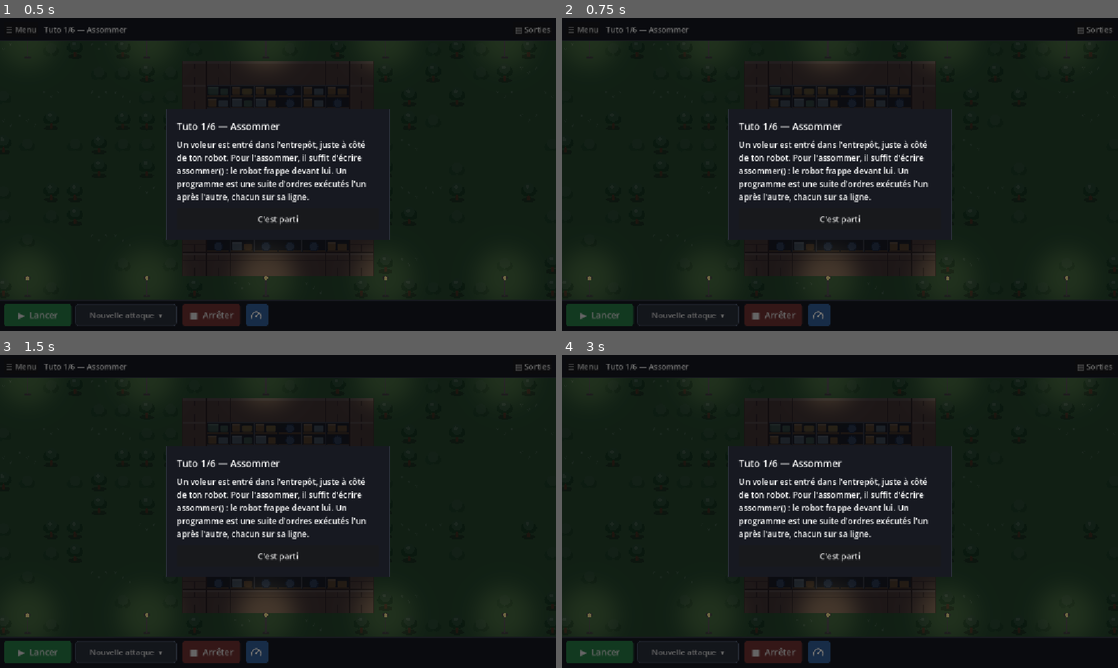
Above: before the commit, frames 1-4 (two rows, left to right).
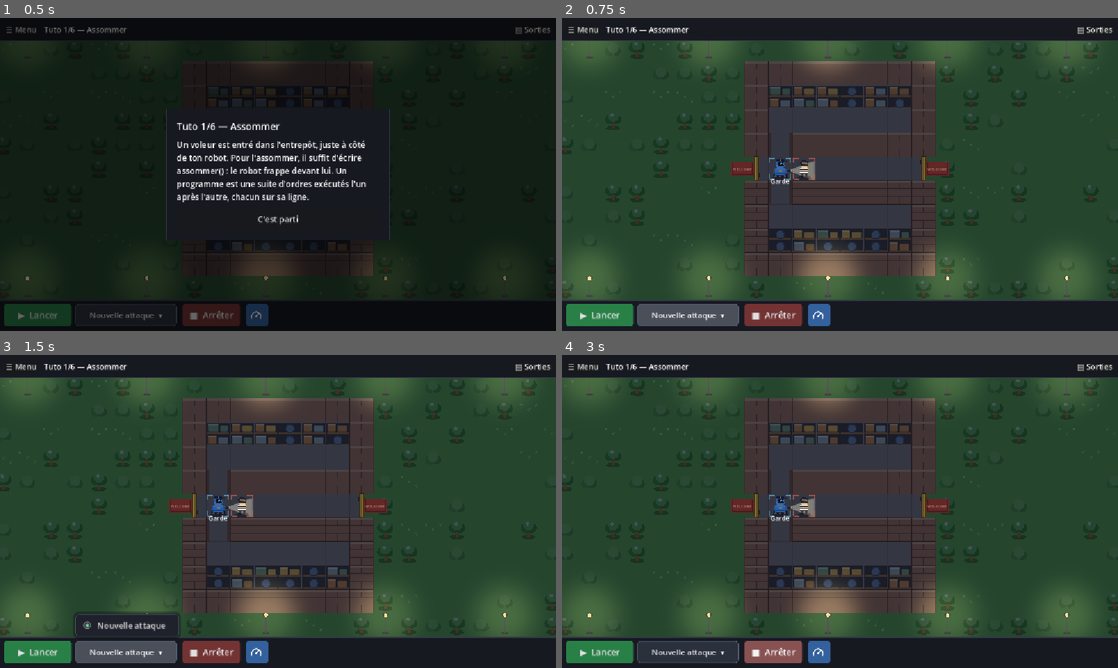
Above: after the commit, the same moments.

Repository: YohanPoirier/jeu_securite
Game: Godot game, scene res://main.tscn
Two runs of this game, one before a commit and one after it. Both use one fixed random seed, a clock stepped at 60 frames per second and the inputs below.
Inputs:
- Up to frame 1 (0.5 s): no input
- Up to frame 2 (0.75 s): click "Nouvelle attaque ▾" at 0.5 s
- Up to frame 3 (1.5 s): click "Nouvelle attaque ▾" at 1.25 s
- Up to frame 4 (3 s): click "▶ Lancer" at 2 s; click "■ Arrêter" at 2.75 s

Frame 1 is identical in both runs. In frame 2, 84% of the frame differs, in the area x 0-100%, y 2-99%; in frame 3, 83%; in frame 4, 84%.

Commit message:
Vitesses plus lentes (2 s et 1 s par tick), scène centrée à côté de l'éditeur, zoom molette et déplacement au glissé, modales fermables (clic dehors, Échap)
Co-Authored-By: Claude Sonnet 5.5 <noreply@anthropic.com>
Claude-Session: https://claude.ai/code/session_01Qn8oNbxsrQNPS2EWgssgFJ

Diff:
--- a/scripts/main.gd
+++ b/scripts/main.gd
@@ -14,7 +14,7 @@
 const SAVE_PATH := "user://progression.cfg"
 const TOP_H := 40
 const BOTTOM_H := 64
-const SPEEDS := [["Lent (×½)", 3], ["Normal (×1)", 6], ["Rapide (×2)", 12], ["Très rapide (×4)", 24]]
+const SPEEDS := [["Lent (2 s par tick)", 0.5], ["Posé (1 s par tick)", 1.0], ["Normal (×1)", 6.0], ["Rapide (×2)", 12.0], ["Très rapide (×4)", 24.0]]
 const GREEN := Color(0.16, 0.50, 0.28)
 const ATTACK_TIP := "Attaque à lancer : une nouvelle, ou une ancienne à rejouer pour déboguer"
 const ERROR_LINE := Color(0.9, 0.25, 0.25, 0.30)
@@ -35,7 +35,7 @@
 var editors: Dictionary = {}  # id du robot -> CodeEdit
 var marks: Dictionary = {}  # id du robot -> ligne surlignée
 var open_robot := ""
-var tps := 6  # ticks par seconde
+var tps := 6.0  # ticks par seconde
 var sim_paused := false  # vrai tant que le choix de vitesse est ouvert
 var attacks: Dictionary = {}  # id du niveau -> liste des attaques déjà jouées (n° 1, 2, 3...)
 var attack_choice := -1  # -1 : nouvelle attaque ; k : rejouer l'attaque n° k+1
@@ -654,6 +654,7 @@
 
 func _set_out(show: bool) -> void:
 	out_panel.visible = show
+	_update_view_insets()
 	if show:
 		_reset_out_count()
 
@@ -723,6 +724,11 @@
 	modal_box = VBoxContainer.new()
 	modal_box.add_theme_constant_override("separation", 12)
 	panel.add_child(modal_box)
+	# un clic en dehors de la fenêtre (ou la touche Échap) la ferme, sauf pour la confirmation de remise à zéro
+	modal.gui_input.connect(func(ev: InputEvent):
+		if ev is InputEventMouseButton and ev.pressed and ev.button_index == MOUSE_BUTTON_LEFT:
+			if not panel.get_global_rect().has_point(ev.global_position):
+				_close_modal())
 
 
 func _modal_button(text: String, cb: Callable) -> Button:
@@ -845,6 +851,12 @@
 	modal.visible = true
 
 
+func _unhandled_key_input(event: InputEvent) -> void:
+	if event is InputEventKey and event.pressed and not event.echo and event.keycode == KEY_ESCAPE and modal.visible:
+		_close_modal()
+		get_viewport().set_input_as_handled()
+
+
 func _close_modal() -> void:
 	modal_kind = ""
 	modal.visible = false
@@ -855,6 +867,7 @@
 	console.clear()
 	_reset_out_count()
 	out_panel.visible = false
+	_update_view_insets()
 	attack_choice = -1
 	_rebuild_attack_menu()
 	var lv_view: Dictionary = levels[cur].duplicate()
@@ -929,6 +942,8 @@
 	marks.clear()
 	open_robot = ""
 	editor_panel.visible = false
+	view.reset_view()
+	_update_view_insets()
 	for spec in lv.get("robots", [{"id": "robot", "nom": "Robot"}]):
 		var e := _make_editor()
 		e.text = codes.get(_key(spec.id), lv.code_initial)
@@ -938,6 +953,7 @@
 	console.clear()
 	_reset_out_count()
 	out_panel.visible = false
+	_update_view_insets()
 	attack_choice = -1
 	_rebuild_attack_menu()
 	var lv_view: Dictionary = lv.duplicate()
@@ -956,6 +972,13 @@
 		if spec.id == id:
 			return spec.get("nom", id)
 	return id
+
+
+## L'entrepôt se centre dans l'espace laissé libre par l'éditeur et par les sorties.
+func _update_view_insets() -> void:
+	view.inset_left = float(EDITOR_W) if editor_panel.visible else 0.0
+	view.inset_right = float(OUT_W) if out_panel.visible else 0.0
+	view.queue_redraw()
 
 
 func _open_editor(id: String) -> void:
@@ -970,6 +993,7 @@
 	_refresh_toolbox()
 	_update_memory()
 	editor_panel.visible = true
+	_update_view_insets()
 
 
 ## Mémoire du robot : « x caractères restants » (rouge si on dépasse). Les commentaires ne comptent pas.
@@ -990,6 +1014,7 @@
 func _close_editor() -> void:
 	open_robot = ""
 	editor_panel.visible = false
+	_update_view_insets()
 
 
 func _on_reset_code() -> void:
--- a/scripts/rail_view.gd
+++ b/scripts/rail_view.gd
@@ -17,6 +17,13 @@
 var hover := -1  # indice du robot survolé
 var inset_top := 0.0  # hauteur de la barre du haut (l'entrepôt se centre entre les deux barres)
 var inset_bottom := 0.0
+var inset_left := 0.0  # largeur masquée à gauche (éditeur) : la scène se centre dans l'espace restant
+var inset_right := 0.0  # largeur masquée à droite (sorties)
+var zoom := 1.0  # molette : zoom ; glisser : déplacer la scène
+var pan := Vector2.ZERO
+var _press_pos := Vector2.ZERO
+var _pressing := false
+var _dragging := false
 
 const ROWS := 11
 const RAIL_ROW := 5  # rangée du couloir
@@ -116,14 +123,49 @@
 func _layout() -> Dictionary:
 	var l: int = world.length if world != null else 6
 	var cols := l + 2 * MARGIN
+	var avail_w := size.x - inset_left - inset_right
 	var avail_h := size.y - inset_top - inset_bottom
-	var cell: float = minf(size.x / float(cols), avail_h / float(ROWS))
+	var cell: float = minf(avail_w / float(cols), avail_h / float(ROWS)) * zoom
 	return {
 		"l": l, "cols": cols, "cell": cell,
-		"x0": (size.x - cell * cols) / 2.0,
-		"y0": inset_top + (avail_h - cell * ROWS) / 2.0,
+		"x0": inset_left + (avail_w - cell * cols) / 2.0 + pan.x,
+		"y0": inset_top + (avail_h - cell * ROWS) / 2.0 + pan.y,
 		"k": MARGIN,
 	}
+
+
+## Retour à la vue d'origine (zoom 1, scène centrée).
+func reset_view() -> void:
+	zoom = 1.0
+	pan = Vector2.ZERO
+	queue_redraw()
+
+
+## Zoom autour d'un point de l'écran : la case sous le curseur ne bouge pas.
+func _zoom_at(point: Vector2, factor: float) -> void:
+	var lay := _layout()
+	var new_zoom := clampf(zoom * factor, 0.4, 5.0)
+	if is_equal_approx(new_zoom, zoom):
+		return
+	var u: Vector2 = (point - Vector2(lay.x0, lay.y0)) / float(lay.cell)  # point en cases
+	zoom = new_zoom
+	pan = Vector2.ZERO
+	var base := _layout()
+	pan = point - u * base.cell - Vector2(base.x0, base.y0)
+	_clamp_pan()
+	queue_redraw()
+
+
+## La scène ne peut pas quitter complètement l'écran.
+func _clamp_pan() -> void:
+	var lay := _layout()
+	var w: float = lay.cell * lay.cols
+	var h: float = lay.cell * ROWS
+	var avail_w := size.x - inset_left - inset_right
+	var avail_h := size.y - inset_top - inset_bottom
+	var lim_x := (avail_w + w) / 2.0 - 40.0
+	var lim_y := (avail_h + h) / 2.0 - 40.0
+	pan = Vector2(clampf(pan.x, -lim_x, lim_x), clampf(pan.y, -lim_y, lim_y))
 
 
 func _cell_rect(lay: Dictionary, col: int, row: int) -> Rect2:
@@ -229,6 +271,13 @@
 	var lay := _layout()
 	var slots := _slots()
 	if event is InputEventMouseMotion:
+		if _pressing:
+			if not _dragging and event.position.distance_to(_press_pos) > 5.0:
+				_dragging = true
+			if _dragging:
+				pan += event.relative
+				_clamp_pan()
+				queue_redraw()
 		var h := -1
 		for i in world.robots.size():
 			if _robot_rect(lay, world.robots[i], slots).grow(6.0).has_point(event.position):
@@ -237,12 +286,36 @@
 			hover = h
 			mouse_default_cursor_shape = Control.CURSOR_POINTING_HAND if h >= 0 else Control.CURSOR_ARROW
 			queue_redraw()
-	elif event is InputEventMouseButton and event.pressed and event.button_index == MOUSE_BUTTON_LEFT:
+	elif event is InputEventMouseButton and event.button_index == MOUSE_BUTTON_WHEEL_UP and event.pressed:
+		_zoom_at(event.position, 1.12)
+	elif event is InputEventMouseButton and event.button_index == MOUSE_BUTTON_WHEEL_DOWN and event.pressed:
+		_zoom_at(event.position, 1.0 / 1.12)
+	elif event is InputEventMagnifyGesture:
+		_zoom_at(event.position, event.factor)
+	elif event is InputEventPanGesture:
+		pan -= event.delta * 8.0
+		_clamp_pan()
+		queue_redraw()
+	elif event is InputEventMouseButton and event.button_index == MOUSE_BUTTON_LEFT and event.pressed:
 		for i in world.robots.size():
 			if _robot_rect(lay, world.robots[i], slots).grow(6.0).has_point(event.position):
 				robot_clicked.emit(world.robots[i].id)
 				return
-		background_clicked.emit()
+		if event.double_click:
+			reset_view()
+			return
+		_pressing = true  # clic sur le fond : un simple clic ferme l'éditeur, un glissé déplace la scène
+		_dragging = false
+		_press_pos = event.position
+	elif event is InputEventMouseButton and event.button_index == MOUSE_BUTTON_LEFT and not event.pressed:
+		if _pressing and not _dragging:
+			background_clicked.emit()
+		_pressing = false
+		_dragging = false
+	elif event is InputEventMouseButton and event.button_index == MOUSE_BUTTON_MIDDLE:
+		_pressing = event.pressed
+		_dragging = event.pressed
+		_press_pos = event.position
 
 
 # ---------- petits outils de dessin ----------
